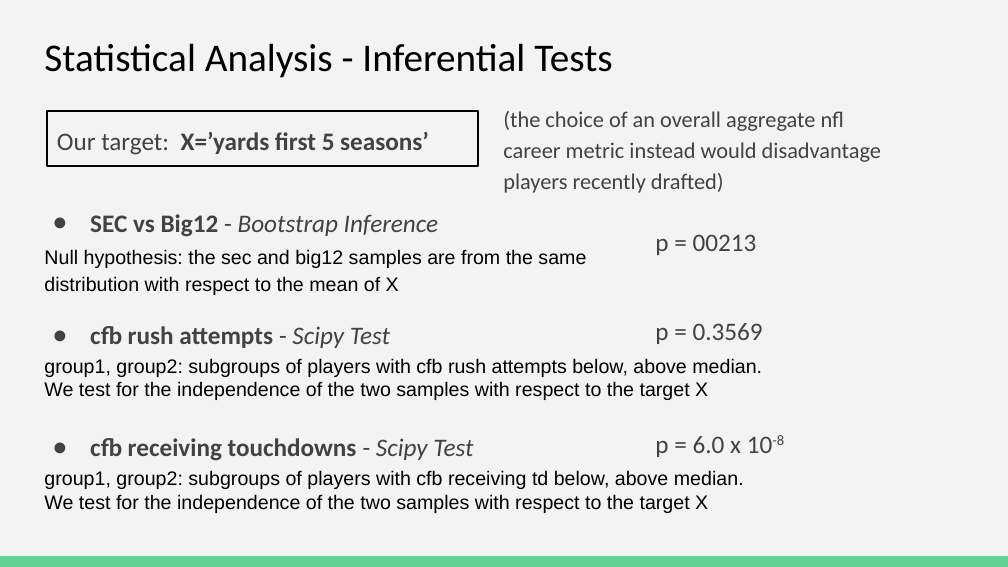
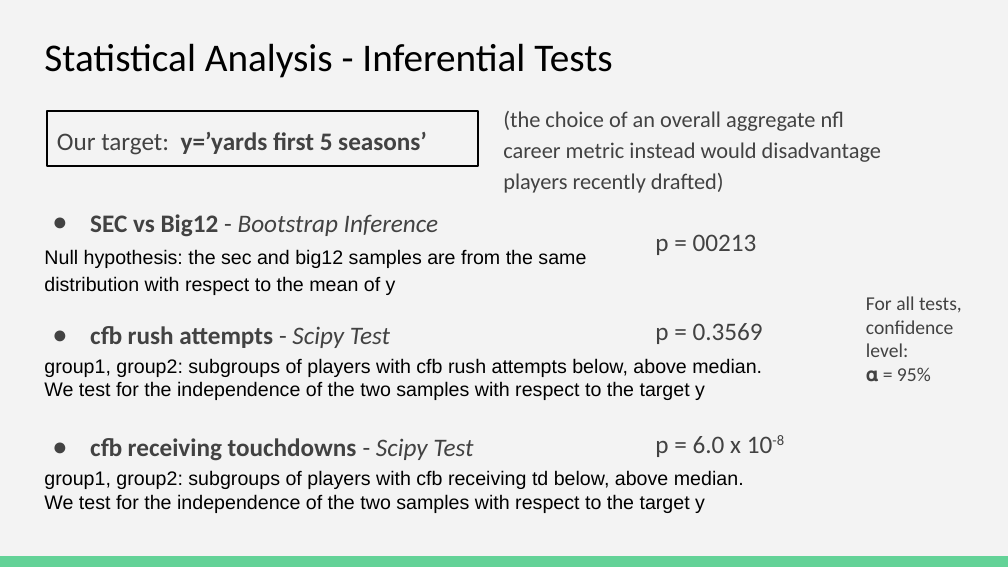
Before and after one commit to adriensaremi/Springboard, a slide deck: slide 20 of Capstone_1/Reports/Slides.pptx. Drawn at 1008x567 pixels with LibreOffice and Linux fonts; fonts in the diff are those of the drawing. Boxes give left, top, right and bottom in pixels: in the first picture for what was removed or moved away, otherwise in the second. Text is boxed around its words. In the diff, an @@ line names an element or a change of style, - is before the commit and + after.

```diff
--- a/Capstone_1/Reports/Slides.pptx
+++ b/Capstone_1/Reports/Slides.pptx
@@ text at box(57, 132, 427, 155): text changed @@
-Our target: X=’yards first 5 seasons’
+Our target: y=’yards first 5 seasons’
@@ text at box(44, 249, 586, 295): text changed @@
-Null hypothesis: the sec and big12 samples are from the same distribution with respect to the mean of X
+Null hypothesis: the sec and big12 samples are from the same distribution with respect to the mean of y
@@ text added at box(866, 296, 962, 382), 14 pt, text #424242 @@
+For all tests, confidence level:
+𝛂 = 95%
@@ text at box(44, 381, 705, 400): text changed @@
-We test for the independence of the two samples with respect to the target X
+We test for the independence of the two samples with respect to the target y
@@ text at box(44, 494, 705, 513): text changed @@
-We test for the independence of the two samples with respect to the target X
+We test for the independence of the two samples with respect to the target y
```
Also in this commit, not shown: 9 slides added, 2 other files.
